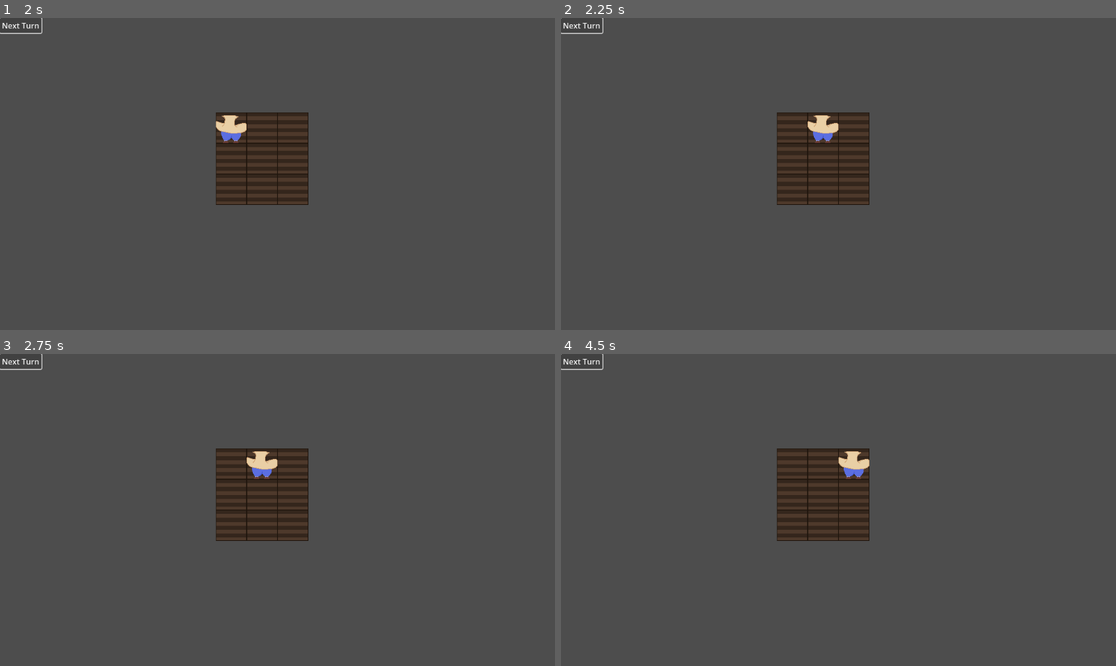
Above: before the commit, frames 1-4 (two rows, left to right).
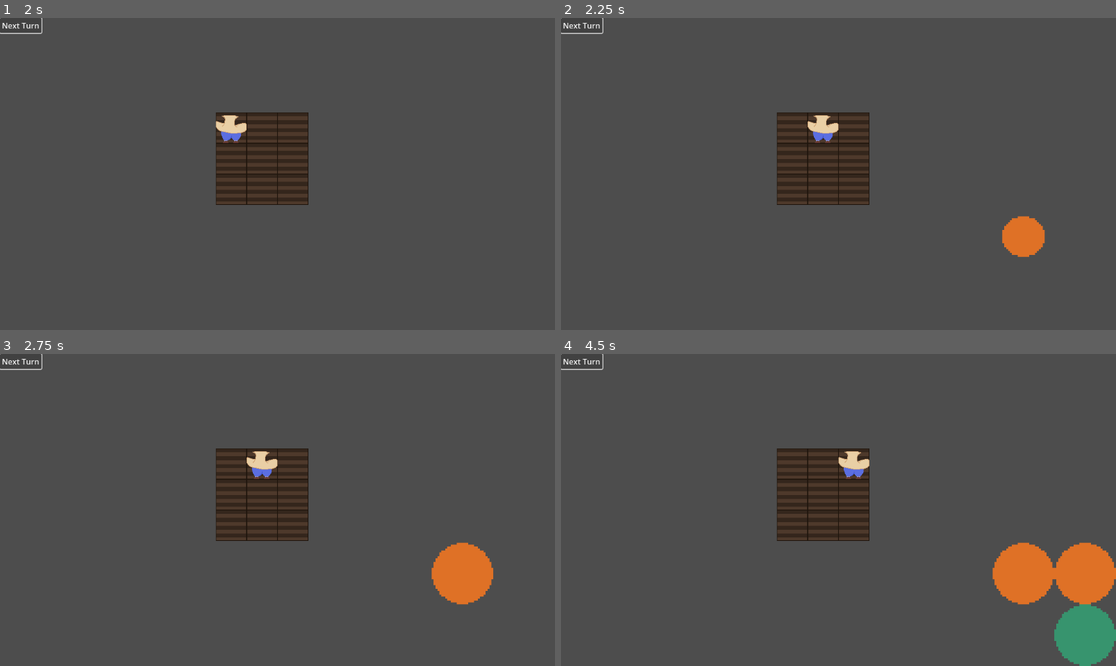
Above: after the commit, the same moments.

Repository: ZaneShan/CMPM-121-F
Game: Godot game, scene res://Main.tscn
Two runs of this game, one before a commit and one after it. Both use one fixed random seed, a clock stepped at 60 frames per second and the inputs below.
Inputs:
- Up to frame 1 (2 s): click "Next Turn" at 0.5 s; click "Next Turn" at 1.25 s
- Up to frame 2 (2.25 s): tap Enter (ui_accept) at 2 s; hold Right (ui_right) from 2.03 s (still down); hold E (harvest, bound only after the commit) from 2.03 s (still down)
- Up to frame 3 (2.75 s): keep holding Right (ui_right); keep holding E (harvest, bound only after the commit); tap Enter (ui_accept) at 2.27, 2.57 s; tap 1 (plant1, bound only after the commit) at 2.3 s
- Up to frame 4 (4.5 s): tap Enter (ui_accept) at 2.75, 3.02, 3.32, 3.5, 4.25 s; release Right (ui_right) at 2.78 s; release E (harvest, bound only after the commit) at 2.78 s; hold Down (ui_down) 2.78-3.53 s; tap 1 (plant1, bound only after the commit) at 2.85 s; tap 2 (plant2, bound only after the commit) at 3.05 s; hold Right (ui_right) 3.53-4.28 s; hold 2 (plant2, bound only after the commit) 3.53-4.28 s; tap 3 (plant3, bound only after the commit) at 3.8, 4.35 s; hold Up (ui_up) from 4.28 s (still down)

Frame 1 is identical in both runs. In frame 2, 0.8% of the frame differs, in the area x 79-88%, y 63-77%; in frame 3, 1.7%; in frame 4, 5.1%, in the area x 77-100%, y 60-100%.

Commit message:
f0.5 Added planting and harvesting
Changed lettuce carrot and tomato.tscn to have Plant.gd as script instead of unique scripts. Recoupled some functions to be in better locations like planting and harvesting functions in Player.gd. Planted seeds are offset from grid, this needs to be fixed. Made water and sun requirements for plants exported variables so they are easy to change and can be unique to each subclass of Plant. Still need to implement the spacial growth requirement.

Diff:
--- a/Main.gd
+++ b/Main.gd
@@ -1,17 +1,14 @@
 extends Node2D
-
 
 var grid_size = 3
 var plotsArray = []
-var sun_level_range = Vector2(5, 10)  # Random sun level range for each turn
-var water_change_range = Vector2(-2, 2)  # Random water change range for each turn
 
-const Plot = preload("res://Plot.gd")  # Load the Plot script
+const plot_scene = preload("res://Plot.gd")  # Load the Plot script
 
 func _ready():
 	# Use the static method from Plot to create the grid
 	var cell_size = 64
-	plotsArray = Plot.create_grid(grid_size, cell_size, self)
+	plotsArray = plot_scene.create_grid(grid_size, cell_size, self)
 
 	# Connect the turn button
 	var button = $TurnButton
@@ -32,29 +29,9 @@
 func _on_turn_complete():
 	for row in plotsArray:
 		for plot in row:
-			update_plot(plot)
+			#print("Plot coordinates: ", plot.coordinates, " | Position: ", plot.position, " | Plant: ", plot.plant)
+			plot.update_plot(plot)
 	check_level_complete()
-
-# Update individual plot
-func update_plot(plot):
-	# Randomize sun and water levels
-	plot.sun_level = randf_range(sun_level_range.x, sun_level_range.y)
-	print("plot.sun_level: ", plot.sun_level)
-	plot.water_level += randf_range(water_change_range.x, water_change_range.y)
-	print("plot.water_lvel: ", plot.water_level)
-	# Clamp water level to reasonable bounds
-	plot.water_level = clamp(plot.water_level, 0, 20)
-
-	# Update the plant in the plot, if any
-	if plot.has_plant():
-		var plant = plot.get_plant()
-		update_plant(plant, plot)
-
-# Update plant logic
-func update_plant(plant, plot):
-	# Check if plant meets growth requirements
-	if plot.sun_level >= plant.sun_requirement and plot.water_level >= plant.water_requirement:
-		plant.grow()
 
 # Check if level is complete
 func check_level_complete():
@@ -67,26 +44,3 @@
 	# Check against your win condition
 	if grown_plants >= 5:  # Example win condition
 		print("Level Complete!")
-
-func plant_seed(plant_type: String):
-	var plant_scene
-	if plant_type == "Carrot":
-		plant_scene = preload("res://plants/Carrot.tscn")
-	elif plant_type == "Tomato":
-		plant_scene = preload("res://plants/Tomato.tscn")
-	elif plant_type == "Lettuce":
-		plant_scene = preload("res://plants/Lettuce.tscn")
-	else:
-		print("Unknown plant type")
-		return
-
-	var plant = plant_scene.instantiate()  # Create an instance of the plant
-	var current_plot = get_plot_under_player()  # Get the plot under the player
-	if current_plot and not current_plot.has_plant():
-		current_plot.set_plant(plant)  # Set the plant in the plot
-		add_child(plant)  # Add the plant to the scene
-		plant.position = current_plot.position  # Position the plant in the plot
-		print("Planted a ", plant_type)
-
-func get_plot_under_player():
-	return
--- a/Player.gd
+++ b/Player.gd
@@ -1,26 +1,25 @@
+# Player.gd
 extends Area2D
+class_name Player
 
-@export var grid_size: int = 5  # Default size of the grid (number of cells per row/column)
-@export var cell_size: int = 64  # Size of each grid cell
+@export var grid_size: int = 5
+@export var cell_size: int = 64
 var plots = []  # Reference to the plot grid
+var current_coordinates = Vector2(0, 0)
+var target_position: Vector2
+var current_plot = null # Holds current plot under player
 
-var current_coordinates = Vector2(0, 0)  # Current grid position (x, y)
-var target_position: Vector2  # The target position in world coordinates
 
 func _ready():
-	# Initialize the player's position to the center of the first plot
-	var initial_plot = plots[current_coordinates.x][current_coordinates.y]
-	target_position = initial_plot.position
-	global_position = global_position
-	print("player coordinates: ", current_coordinates, " | Position: ", target_position)
-	initial_plot.set_player(self)
+	current_plot = plots[current_coordinates.x][current_coordinates.y]
+	target_position = current_plot.position
+	global_position = target_position
+	current_plot.set_player(self)
 
 func _physics_process(delta):
-	# Smoothly move the player towards the target position
-	position = position.move_toward(target_position, cell_size * 5 * delta)  # Adjust speed scaling as needed
+	position = position.move_toward(target_position, cell_size * 5 * delta)
 
 func _input(event):
-	# Handle arrow key input for movement
 	if event.is_action_pressed("ui_up"):
 		move(Vector2(0, -1))
 	elif event.is_action_pressed("ui_down"):
@@ -29,21 +28,68 @@
 		move(Vector2(-1, 0))
 	elif event.is_action_pressed("ui_right"):
 		move(Vector2(1, 0))
+	elif event.is_action_pressed("ui_accept"):
+		# Call plant_seed when ui_accept is pressed
+		plant_seed_on_current_plot("")  # Specify the plant type here (e.g., "Carrot")
+	elif event.is_action_pressed("plant1"):
+		# Call plant_seed when ui_accept is pressed
+		plant_seed_on_current_plot("Carrot")  # Specify the plant type here (e.g., "Carrot")
+	elif event.is_action_pressed("plant2"):
+		# Call plant_seed when ui_accept is pressed
+		plant_seed_on_current_plot("Lettuce")  # Specify the plant type here (e.g., "Carrot")
+	elif event.is_action_pressed("plant3"):
+		# Call plant_seed when ui_accept is pressed
+		plant_seed_on_current_plot("Tomato")  # Specify the plant type here (e.g., "Carrot")
+	elif event.is_action_pressed("harvest"):
+		# Call plant_seed when ui_accept is pressed
+		harvest_plant_on_current_plot()
 
 func move(direction: Vector2):
-	# Calculate new grid coordinates
 	var new_coordinates = current_coordinates + direction
-
-	# Ensure the player doesn't move off the grid
 	if new_coordinates.x >= 0 and new_coordinates.x < grid_size and new_coordinates.y >= 0 and new_coordinates.y < grid_size:
-		# Remove the player from the current plot
-		var current_plot = plots[current_coordinates.x][current_coordinates.y]
+		current_plot = plots[current_coordinates.x][current_coordinates.y]
 		current_plot.remove_player()
 
-		# Update player's grid coordinates
 		current_coordinates = new_coordinates
 		var new_plot = plots[current_coordinates.x][current_coordinates.y]
 		new_plot.set_player(self)
+		target_position = new_plot.position
 
-		# Update the target position based on the new plot's position
-		target_position = new_plot.position
+# New method to plant a seed on the current plot
+
+# CAN BE MOVED TO PLANT.GD but this works so i dont wanna do that rn
+func plant_seed_on_current_plot(plant_type: String):
+	var plant_scene = preload("res://plants/Plant.tscn")
+	var current_plant = plant_scene # Default value
+	var carrot_scene = preload("res://plants/Carrot.tscn")
+	var lettuce_scene = preload("res://plants/Lettuce.tscn")
+	var tomato_scene = preload("res://plants/Tomato.tscn")
+	if (plant_type == "Carrot"):
+		current_plant = carrot_scene
+	elif (plant_type == "Lettuce"):
+		current_plant = lettuce_scene
+	elif (plant_type == "Tomato"):
+		current_plant = tomato_scene
+	else:
+		current_plant = plant_scene
+	var plant = current_plant.instantiate()
+	if current_plot and not current_plot.has_plant():
+		current_plot.set_plant(plant)
+		current_plot.add_child(plant)
+		print("current plot plant: ", current_plot.plant)
+		plant.position = current_plot.position
+
+func harvest_plant_on_current_plot():
+	if current_plot:
+		if current_plot.has_plant():
+			if current_plot.plant.is_fully_grown():
+				current_plot.remove_child(current_plot.plant)
+				current_plot.remove_plant()
+				print("plant harvested")
+				print(current_plot.plant)
+			else:
+				print("current plot plant is not fully grown")
+		else:
+			print("current plot does not have plant")
+	else:
+		print("current plot is null when harvesting")
--- a/Plot.gd
+++ b/Plot.gd
@@ -1,9 +1,11 @@
 extends Node2D
-
+class_name Plot
 @export var sun_level: float = 0.0  # Current sun energy level in the plot
 @export var water_level: float = 10.0  # Current water level in the plot
 @export var sun_requirement: float = 5.0  # Sun requirement for plants in this plot
 @export var water_requirement: float = 5.0  # Water requirement for plants in this plot
+var sun_level_range = Vector2(5, 10)  # Random sun level range for each turn
+var water_change_range = Vector2(-2, 2)  # Random water change range for each turn
 
 var plant = null  # Optional plant object (set externally)
 var player = null  # Reference to the player on this plot
@@ -18,15 +20,38 @@
 	return plant
 
 # Sets the plant in the plot
-func set_plant(Plant):
-	plant = Plant
-	return
+func set_plant(new_plant):
+	plant = new_plant
+
+func remove_plant():
+	plant = null
 
 func set_player(new_player):
 	player = new_player
 
 func remove_player():
 	player = null
+
+# Update individual plot
+func update_plot(plot):
+	# Randomize sun and water levels
+	plot.sun_level = randf_range(sun_level_range.x, sun_level_range.y)
+	#print("plot.sun_level: ", plot.sun_level)
+	plot.water_level += randf_range(water_change_range.x, water_change_range.y)
+	#print("plot.water_level: ", plot.water_level)
+
+	# Clamp water level to reasonable bounds
+	plot.water_level = clamp(plot.water_level, 0, 20)
+
+	# Update the plant in the plot, if any
+	if plot.has_plant():
+		# Ensure plot.plant is a valid instance of Plant
+		plot.plant.update_plant(plot.plant, plot)
+		#if plot.plant is Plant:
+			#plot.plant.update_plant(plot)
+		#else:
+			#print("No valid plant in the plot!")
+
 
 # Static method to create the grid
 static func create_grid(grid_size: int, cell_size: int, parent: Node2D) -> Array:
--- a/plants/Carrot.gd
+++ /dev/null
@@ -1,5 +0,0 @@
-extends "res://plants/Plant.gd"
-
-func _ready():
-	sun_req = 6.0  # Carrot sun requirement
-	water_req = 4.0  # Carrot water requirement
--- a/plants/Carrot.tscn
+++ b/plants/Carrot.tscn
@@ -1,16 +1,7 @@
-[gd_scene load_steps=4 format=3 uid="uid://cxldfq72vt4ji"]
+[gd_scene load_steps=2 format=3 uid="uid://buh40h3ohfqvc"]
 
-[ext_resource type="Texture2D" uid="uid://bf3bd6r7yx7uf" path="res://Sprites/Carrot1-Alpha-Testing.svg" id="1_v7pos"]
-[ext_resource type="Texture2D" uid="uid://csuxl5efh7a3v" path="res://Sprites/Carrot2-Alpha-Testing.svg" id="2_qejr4"]
-[ext_resource type="Texture2D" uid="uid://cy3tg77w3trkj" path="res://Sprites/Carrot3-Alpha-Testing.svg" id="3_r7vow"]
+[ext_resource type="PackedScene" uid="uid://dnw6vlgcwk5dm" path="res://plants/Plant.tscn" id="1_wm1uy"]
 
-[node name="Carrot" type="Node2D"]
-
-[node name="plant_stage_1" type="Sprite2D" parent="."]
-texture = ExtResource("1_v7pos")
-
-[node name="plant_stage_2" type="Sprite2D" parent="."]
-texture = ExtResource("2_qejr4")
-
-[node name="plant_stage_3" type="Sprite2D" parent="."]
-texture = ExtResource("3_r7vow")
+[node name="Plant" instance=ExtResource("1_wm1uy")]
+sun_req = 7.0
+water_req = 3.0
--- a/plants/Lettuce.gd
+++ /dev/null
@@ -1,5 +0,0 @@
-extends "res://plants/Plant.gd"
-
-func _ready():
-	sun_req = 4.0  # Lettuce sun requirement
-	water_req = 5.0  # Lettuce water requirement
--- a/plants/Lettuce.tscn
+++ b/plants/Lettuce.tscn
@@ -1,16 +1,19 @@
-[gd_scene load_steps=4 format=3 uid="uid://dcuf834o7wxh3"]
+[gd_scene load_steps=5 format=3 uid="uid://bad7r7nsh4sq4"]
 
 [ext_resource type="Texture2D" uid="uid://df02qqxf5badp" path="res://Sprites/Lettuce1-Alpha-Testing.svg" id="1_mg2vm"]
+[ext_resource type="PackedScene" uid="uid://dnw6vlgcwk5dm" path="res://plants/Plant.tscn" id="1_snutp"]
 [ext_resource type="Texture2D" uid="uid://d4eap0q0a3l5r" path="res://Sprites/Lettuce2-Alpha-Testing.svg" id="2_ehr8n"]
 [ext_resource type="Texture2D" uid="uid://b5ald6v5j65m1" path="res://Sprites/Lettuce3-Alpha-Testing.svg" id="3_3e5oa"]
 
-[node name="Lettuce" type="Node2D"]
+[node name="Plant" instance=ExtResource("1_snutp")]
+sun_req = 5.0
+water_req = 5.0
 
-[node name="plant_stage_1" type="Sprite2D" parent="."]
+[node name="plant_stage_1" parent="." index="0"]
 texture = ExtResource("1_mg2vm")
 
-[node name="plant_stage_2" type="Sprite2D" parent="."]
+[node name="plant_stage_2" parent="." index="1"]
 texture = ExtResource("2_ehr8n")
 
-[node name="plant_stage_3" type="Sprite2D" parent="."]
+[node name="plant_stage_3" parent="." index="2"]
 texture = ExtResource("3_3e5oa")
--- a/plants/Plant.gd
+++ b/plants/Plant.gd
@@ -1,9 +1,9 @@
 extends Node2D
-
+class_name Plant
 var growth_level = 0
 var max_growth_level = 3
-var sun_req = 5.0
-var water_req = 3.0
+@export var sun_req = 1.0
+@export var water_req = 1.0
 
 # References to the plant stage sprites
 var plant_stage_1 = null
@@ -15,34 +15,30 @@
 	plant_stage_1 = $plant_stage_1
 	plant_stage_2 = $plant_stage_2
 	plant_stage_3 = $plant_stage_3
+	plant_stage_1.visible = true
+	plant_stage_2.visible = false
+	plant_stage_3.visible = false
 
 	# Set the initial visibility
 	update_plant_growth()
 
-# Grow plant based on conditions
-func grow(sun, water):
-	if sun >= sun_req and water >= water_req and growth_level < max_growth_level:
-		growth_level += 1
-		update_plant_growth()
+
+func update_plant(plant, plot):
+	# Check if plant meets growth requirements
+	if plot.sun_level >= plant.sun_req and plot.water_level >= plant.water_req:
+		if (growth_level < max_growth_level):
+			growth_level += 1
+			if (growth_level < max_growth_level):
+				plant.grow()
+
+func grow():
+	update_plant_growth()
 
 # Checks if the plant is fully grown
 func is_fully_grown() -> bool:
 	return growth_level == max_growth_level
 
-# Update plant growth visual representation
 func update_plant_growth():
-	# Make all stages invisible by default
-	plant_stage_1.visible = false
-	plant_stage_2.visible = false
-	plant_stage_3.visible = false
-
-	# Set visibility for the current growth level
-	match growth_level:
-		0:
-			plant_stage_1.visible = true
-		1:
-			plant_stage_2.visible = true
-		2:
-			plant_stage_3.visible = true
-		_:
-			print("Invalid growth level: ", growth_level)
+	plant_stage_1.visible = growth_level == 0
+	plant_stage_2.visible = growth_level == 1
+	plant_stage_3.visible = growth_level == 2
--- a/plants/Plant.tscn
+++ b/plants/Plant.tscn
@@ -1,15 +1,20 @@
-[gd_scene load_steps=3 format=3 uid="uid://dnw6vlgcwk5dm"]
+[gd_scene load_steps=5 format=3 uid="uid://dnw6vlgcwk5dm"]
 
 [ext_resource type="Script" path="res://plants/Plant.gd" id="1_738ou"]
-[ext_resource type="Texture2D" uid="uid://b315b8nltc6ku" path="res://Sprites/Lettuce-Alpha-Testing.svg" id="2_tpjdl"]
+[ext_resource type="Texture2D" uid="uid://bf3bd6r7yx7uf" path="res://Sprites/Carrot1-Alpha-Testing.svg" id="2_pewmg"]
+[ext_resource type="Texture2D" uid="uid://csuxl5efh7a3v" path="res://Sprites/Carrot2-Alpha-Testing.svg" id="3_01kbr"]
+[ext_resource type="Texture2D" uid="uid://cy3tg77w3trkj" path="res://Sprites/Carrot3-Alpha-Testing.svg" id="4_1de5l"]
 
 [node name="Plant" type="Node2D"]
 script = ExtResource("1_738ou")
 
 [node name="plant_stage_1" type="Sprite2D" parent="."]
+texture = ExtResource("2_pewmg")
 
 [node name="plant_stage_2" type="Sprite2D" parent="."]
-texture = ExtResource("2_tpjdl")
+visible = false
+texture = ExtResource("3_01kbr")
 
 [node name="plant_stage_3" type="Sprite2D" parent="."]
-texture = ExtResource("2_tpjdl")
+visible = false
+texture = ExtResource("4_1de5l")
--- a/plants/Tomato.gd
+++ /dev/null
@@ -1,5 +0,0 @@
-extends "res://plants/Plant.gd"
-
-func _ready():
-	sun_req = 5.0  # Tomato sun requirement
-	water_req = 3.0  # Tomato water requirement
--- a/plants/Tomato.tscn
+++ b/plants/Tomato.tscn
@@ -1,16 +1,19 @@
-[gd_scene load_steps=4 format=3 uid="uid://ca0cl47sy6xs7"]
+[gd_scene load_steps=5 format=3 uid="uid://c3fx5n0spf40r"]
 
 [ext_resource type="Texture2D" uid="uid://eqdl1k7dmne3" path="res://Sprites/Tomato1-Alpha-Testing.svg" id="1_bu4v2"]
+[ext_resource type="PackedScene" uid="uid://dnw6vlgcwk5dm" path="res://plants/Plant.tscn" id="1_unjtv"]
 [ext_resource type="Texture2D" uid="uid://dv5jrmde4njar" path="res://Sprites/Tomato2-Alpha-Testing.svg" id="2_lkj26"]
 [ext_resource type="Texture2D" uid="uid://b5d0njt168bqa" path="res://Sprites/Tomato3-Alpha-Testing.svg" id="3_axi2w"]
 
-[node name="Tomato" type="Node2D"]
+[node name="Plant" instance=ExtResource("1_unjtv")]
+sun_req = 3.0
+water_req = 7.0
 
-[node name="plant_stage_1" type="Sprite2D" parent="."]
+[node name="plant_stage_1" parent="." index="0"]
 texture = ExtResource("1_bu4v2")
 
-[node name="plant_stage_2" type="Sprite2D" parent="."]
+[node name="plant_stage_2" parent="." index="1"]
 texture = ExtResource("2_lkj26")
 
-[node name="plant_stage_3" type="Sprite2D" parent="."]
+[node name="plant_stage_3" parent="." index="2"]
 texture = ExtResource("3_axi2w")
--- a/project.godot
+++ b/project.godot
@@ -15,6 +15,29 @@
 config/features=PackedStringArray("4.3", "Forward Plus")
 config/icon="res://icon.svg"
 
+[input]
+
+plant1={
+"deadzone": 0.5,
+"events": [Object(InputEventKey,"resource_local_to_scene":false,"resource_name":"","device":-1,"window_id":0,"alt_pressed":false,"shift_pressed":false,"ctrl_pressed":false,"meta_pressed":false,"pressed":false,"keycode":0,"physical_keycode":49,"key_label":0,"unicode":49,"location":0,"echo":false,"script":null)
+]
+}
+plant2={
+"deadzone": 0.5,
+"events": [Object(InputEventKey,"resource_local_to_scene":false,"resource_name":"","device":-1,"window_id":0,"alt_pressed":false,"shift_pressed":false,"ctrl_pressed":false,"meta_pressed":false,"pressed":false,"keycode":0,"physical_keycode":50,"key_label":0,"unicode":50,"location":0,"echo":false,"script":null)
+]
+}
+plant3={
+"deadzone": 0.5,
+"events": [Object(InputEventKey,"resource_local_to_scene":false,"resource_name":"","device":-1,"window_id":0,"alt_pressed":false,"shift_pressed":false,"ctrl_pressed":false,"meta_pressed":false,"pressed":false,"keycode":0,"physical_keycode":51,"key_label":0,"unicode":51,"location":0,"echo":false,"script":null)
+]
+}
+harvest={
+"deadzone": 0.5,
+"events": [Object(InputEventKey,"resource_local_to_scene":false,"resource_name":"","device":-1,"window_id":0,"alt_pressed":false,"shift_pressed":false,"ctrl_pressed":false,"meta_pressed":false,"pressed":false,"keycode":0,"physical_keycode":69,"key_label":0,"unicode":101,"location":0,"echo":false,"script":null)
+]
+}
+
 [rendering]
 
 renderer/rendering_method="mobile"
Not shown, added: Mai8EF9.tmp
